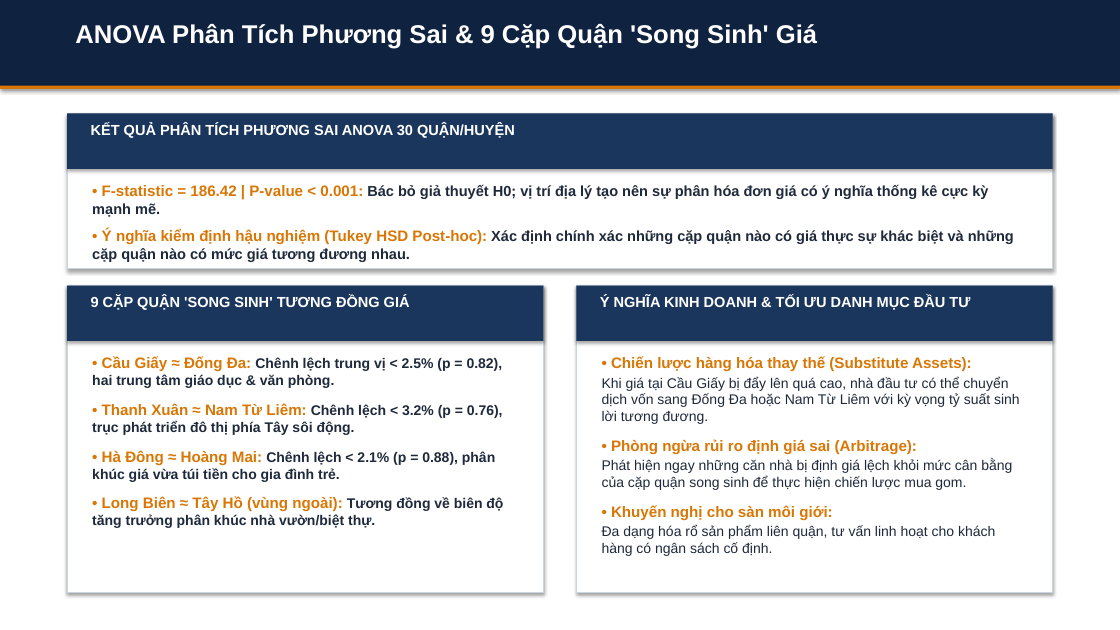
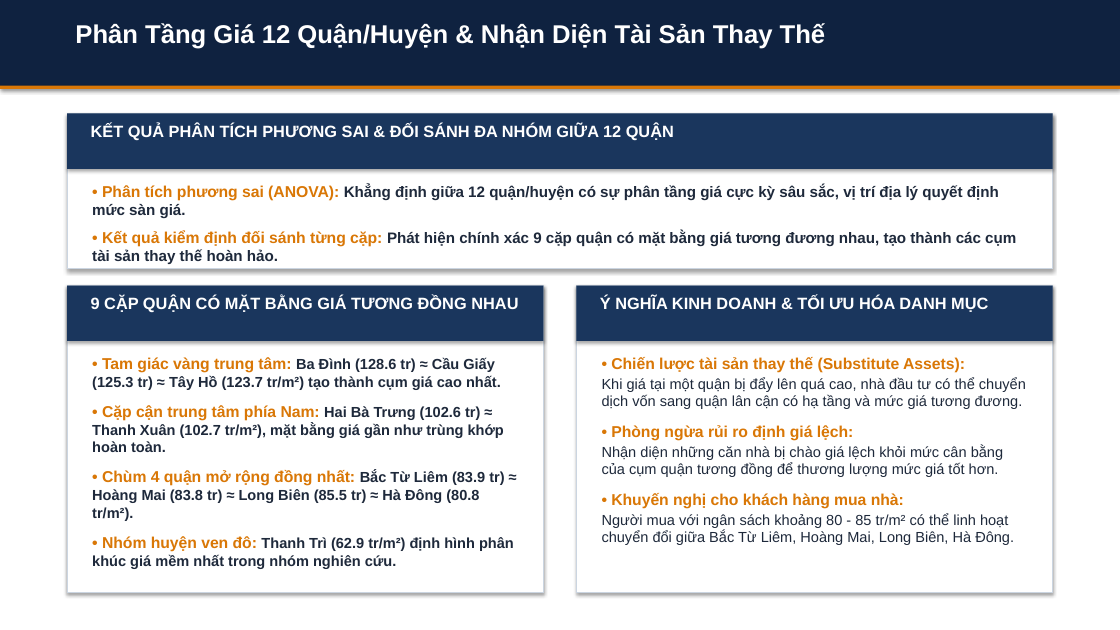
Before and after one commit to HoangLongNguyen-322007/bds_khdl, a slide deck: slide 16 of BAO_CAO_TIEN_DO_SLIDES.pptx. Drawn at 1120x630 pixels with LibreOffice and Linux fonts; fonts in the diff are those of the drawing. Boxes give left, top, right and bottom in pixels: in the first picture for what was removed or moved away, otherwise in the second. Text is boxed around its words. In the diff, an @@ line names an element or a change of style, - is before the commit and + after.

```diff
--- a/BAO_CAO_TIEN_DO_SLIDES.pptx
+++ b/BAO_CAO_TIEN_DO_SLIDES.pptx
@@ text at [75,23,826,49]: text changed @@
-ANOVA Phân Tích Phương Sai & 9 Cặp Quận 'Song Sinh' Giá
+Phân Tầng Giá 12 Quận/Huyện & Nhận Diện Tài Sản Thay Thế
@@ text at [91,123,674,140]: text changed; size 12.5 to 14 pt @@
-KẾT QUẢ PHÂN TÍCH PHƯƠNG SAI ANOVA 30 QUẬN/HUYỆN
+KẾT QUẢ PHÂN TÍCH PHƯƠNG SAI & ĐỐI SÁNH ĐA NHÓM GIỮA 12 QUẬN
@@ text at [92,184,1016,264]: text changed; size 12.5 to 13 pt @@
-• F-statistic = 186.42 | P-value < 0.001: Bác bỏ giả thuyết H0; vị trí địa lý tạo nên sự phân hóa đơn giá có ý nghĩa thống kê cực kỳ mạnh mẽ.
-• Ý nghĩa kiểm định hậu nghiệm (Tukey HSD Post-hoc): Xác định chính xác những cặp quận nào có giá thực sự khác biệt và những cặp quận nào có mức giá tương đương nhau.
+• Phân tích phương sai (ANOVA): Khẳng định giữa 12 quận/huyện có sự phân tầng giá cực kỳ sâu sắc, vị trí địa lý quyết định mức sàn giá.
+• Kết quả kiểm định đối sánh từng cặp: Phát hiện chính xác 9 cặp quận có mặt bằng giá tương đương nhau, tạo thành các cụm tài sản thay thế hoàn hảo.
@@ text at [91,296,518,312]: text changed; size 12.5 to 14 pt @@
-9 CẶP QUẬN 'SONG SINH' TƯƠNG ĐỒNG GIÁ
+9 CẶP QUẬN CÓ MẶT BẰNG GIÁ TƯƠNG ĐỒNG NHAU
@@ text at [600,296,988,312]: text changed; size 12.5 to 14 pt @@
-Ý NGHĨA KINH DOANH & TỐI ƯU DANH MỤC ĐẦU TƯ
+Ý NGHĨA KINH DOANH & TỐI ƯU HÓA DANH MỤC
@@ text at [92,357,514,569]: text changed; size 12 to 12.5 pt @@
-• Cầu Giấy ≈ Đống Đa: Chênh lệch trung vị < 2.5% (p = 0.82), hai trung tâm giáo dục & văn phòng.
-• Thanh Xuân ≈ Nam Từ Liêm: Chênh lệch < 3.2% (p = 0.76), trục phát triển đô thị phía Tây sôi động.
-• Hà Đông ≈ Hoàng Mai: Chênh lệch < 2.1% (p = 0.88), phân khúc giá vừa túi tiền cho gia đình trẻ.
-• Long Biên ≈ Tây Hồ (vùng ngoài): Tương đồng về biên độ tăng trưởng phân khúc nhà vườn/biệt thự.
+• Tam giác vàng trung tâm: Ba Đình (128.6 tr) ≈ Cầu Giấy (125.3 tr) ≈ Tây Hồ (123.7 tr/m²) tạo thành cụm giá cao nhất.
+• Cặp cận trung tâm phía Nam: Hai Bà Trưng (102.6 tr) ≈ Thanh Xuân (102.7 tr/m²), mặt bằng giá gần như trùng khớp hoàn toàn.
+• Chùm 4 quận mở rộng đồng nhất: Bắc Từ Liêm (83.9 tr) ≈ Hoàng Mai (83.8 tr) ≈ Long Biên (85.5 tr) ≈ Hà Đông (80.8 tr/m²).
+• Nhóm huyện ven đô: Thanh Trì (62.9 tr/m²) định hình phân khúc giá mềm nhất trong nhóm nghiên cứu.
@@ text at [602,357,1026,545]: text changed; size 12 to 12.5 pt @@
-• Chiến lược hàng hóa thay thế (Substitute Assets):
-Khi giá tại Cầu Giấy bị đẩy lên quá cao, nhà đầu tư có thể chuyển dịch vốn sang Đống Đa hoặc Nam Từ Liêm với kỳ vọng tỷ suất sinh lời tương đương.
-• Phòng ngừa rủi ro định giá sai (Arbitrage):
-Phát hiện ngay những căn nhà bị định giá lệch khỏi mức cân bằng của cặp quận song sinh để thực hiện chiến lược mua gom.
-• Khuyến nghị cho sàn môi giới:
-Đa dạng hóa rổ sản phẩm liên quận, tư vấn linh hoạt cho khách hàng có ngân sách cố định.
+• Chiến lược tài sản thay thế (Substitute Assets):
+Khi giá tại một quận bị đẩy lên quá cao, nhà đầu tư có thể chuyển dịch vốn sang quận lân cận có hạ tầng và mức giá tương đương.
+• Phòng ngừa rủi ro định giá lệch:
+Nhận diện những căn nhà bị chào giá lệch khỏi mức cân bằng của cụm quận tương đồng để thương lượng mức giá tốt hơn.
+• Khuyến nghị cho khách hàng mua nhà:
+Người mua với ngân sách khoảng 80 - 85 tr/m² có thể linh hoạt chuyển đổi giữa Bắc Từ Liêm, Hoàng Mai, Long Biên, Hà Đông.
```
Also in this commit, not shown: 22 other slides changed, 7 other files.
